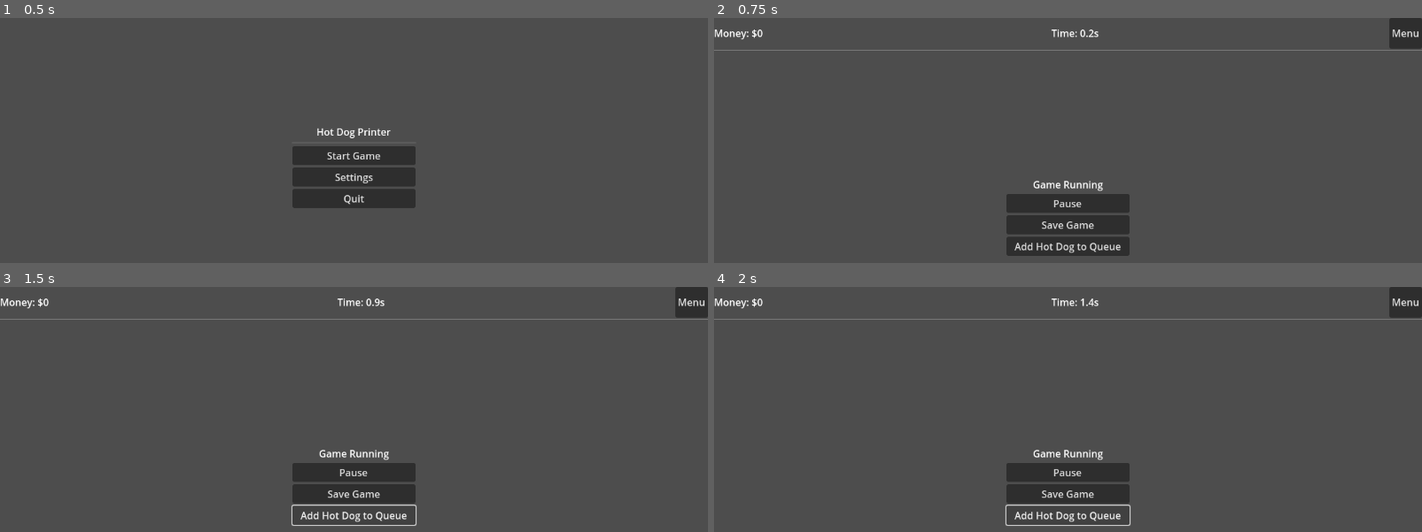
Above: before the commit, frames 1-4 (two rows, left to right).
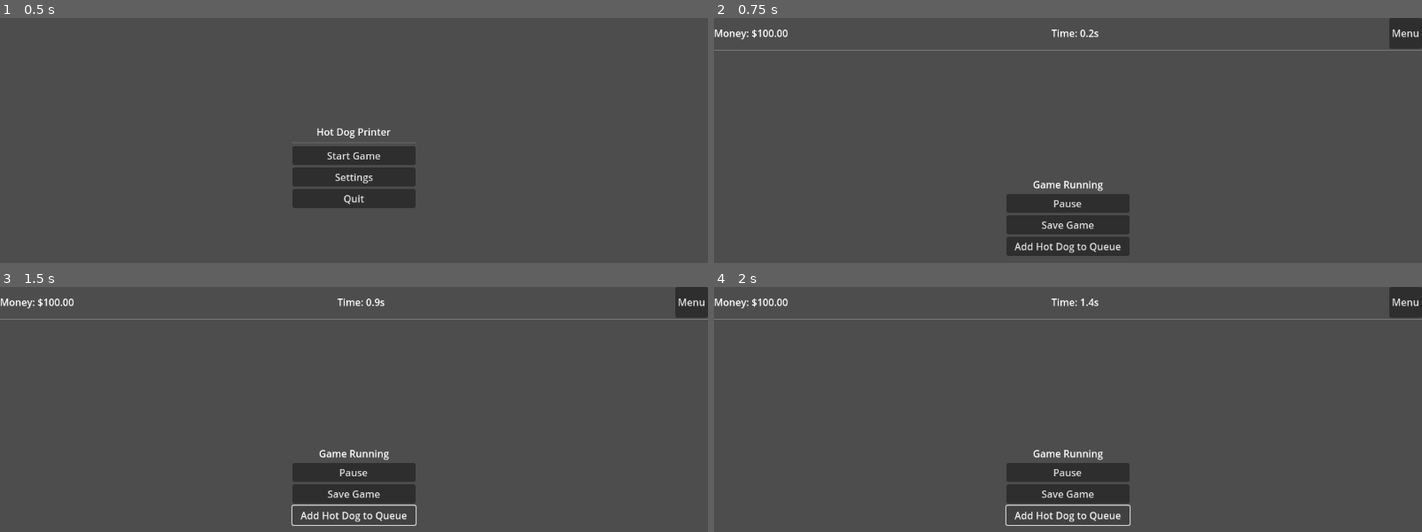
Above: after the commit, the same moments.

Repository: aaronleebrooks/AlienHotDogFoodTruck
Game: Godot game, scene res://scenes/main/main_scene.tscn
The game is run twice, just before and just after one commit, with the same random seed, the same clock (stepped at 60 frames per second) and the same inputs.
Inputs:
- Up to frame 1 (0.5 s): no input
- Up to frame 2 (0.75 s): click "Start Game" at 0.5 s
- Up to frame 3 (1.5 s): click "Add Hot Dog to Queue" at 1.25 s
- Up to frame 4 (2 s): no input

Frame 1 is identical in both runs. In frame 2, less than 0.1% of the frame differs, in the area x 6-11%, y 4-8%; in frame 3, less than 0.1%; in frame 4, less than 0.1%.

Commit message:
Fix initial money display - GameUI now shows starting money of .00

Diff:
--- a/scripts/systems/economy_system.gd
+++ b/scripts/systems/economy_system.gd
@@ -67,6 +67,10 @@
 	"""Sell a hot dog"""
 	add_money(hot_dog_price, "Hot dog sale")
 
+func get_current_money() -> float:
+	"""Get current money amount"""
+	return current_money
+
 func get_economy_stats() -> Dictionary:
 	"""Get current economy statistics"""
 	return {
--- a/scripts/ui/game_ui.gd
+++ b/scripts/ui/game_ui.gd
@@ -96,6 +96,11 @@
 	if economy_system:
 		economy_system.money_changed.connect(_on_money_changed)
 		print("GameUI: Connected to EconomySystem")
+
+		# Get initial money amount
+		var current_money = economy_system.get_current_money()
+		money_label.text = "Money: $%.2f" % current_money
+		print("GameUI: Initial money: $%.2f" % current_money)
 	else:
 		print("GameUI: Warning - EconomySystem not found")
 
